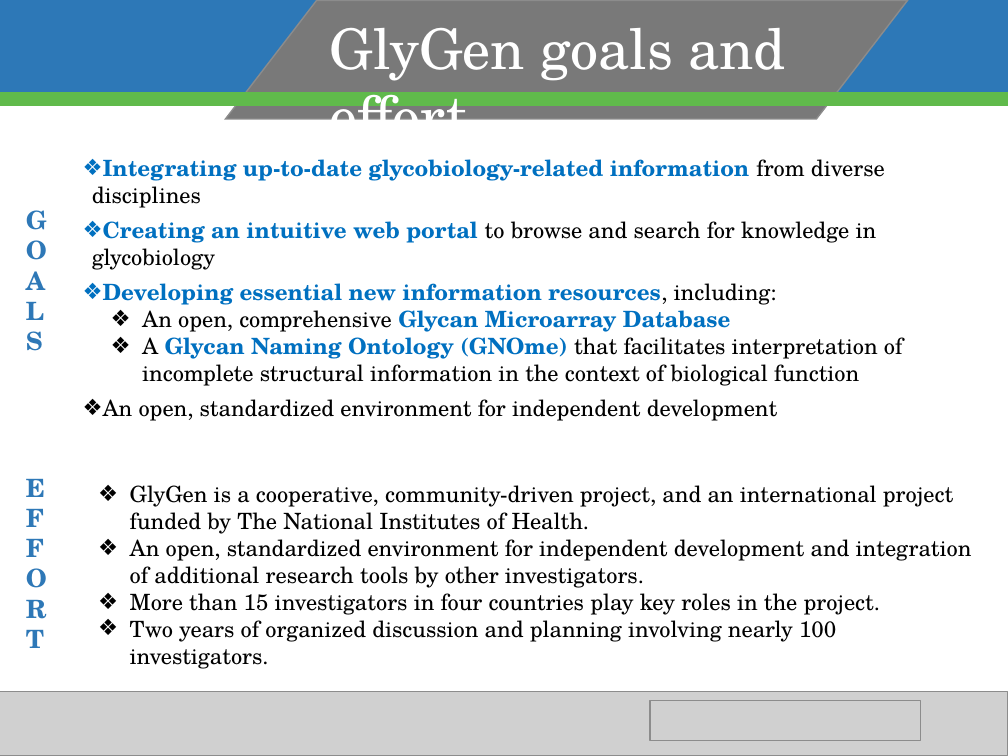
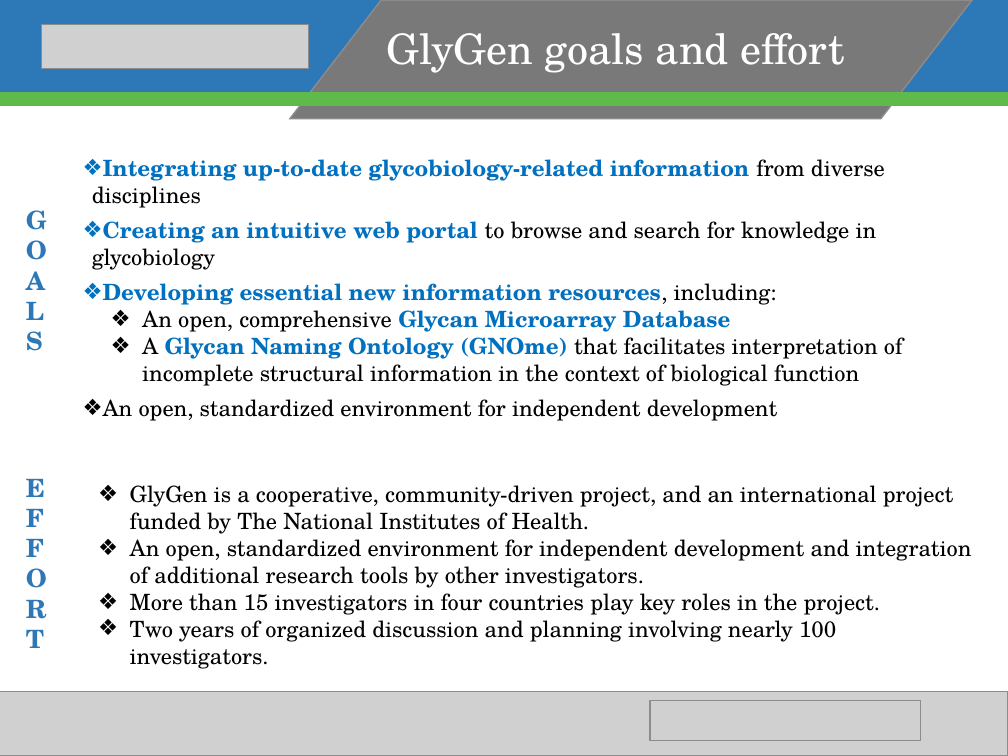
Before and after one commit to GW-HIVE/glygen-frontend, a slide deck: slide 3 of src/images/media/slides/pptx/GlyGen-general-slides.pptx. Drawn at 1008x756 pixels with LibreOffice and Linux fonts; fonts in the diff are those of the drawing; grey boxes stand for pictures; background and template pictures are left out. Boxes give left, top, right and bottom in pixels: in the first picture for what was removed or moved away, otherwise in the second. Text is boxed around its words. In the diff, an @@ line names an element or a change of style, - is before the commit and + after.

```diff
--- a/src/images/media/slides/pptx/GlyGen-general-slides.pptx
+++ b/src/images/media/slides/pptx/GlyGen-general-slides.pptx
@@ rectangle removed at [0,0,1008,104] @@
@@ group added at [0,0,1008,119]: 2 rectangles, 1 parallelogram, 1 picture @@
@@ parallelogram removed at [226,1,908,120] @@
@@ text "GlyGen goals and effort": place and size @@
-text "GlyGen goals and effort" at [330,28,786,120]
+text "GlyGen goals and effort" at [387,33,845,73]
@@ text "GlyGen goals and effort" at [387,33,845,73]: size 40 to 30 pt; vertical alignment top to middle @@
@@ rectangle removed at [0,93,1008,106] @@
```
Also in this commit, not shown: 7 other slides changed, 1 slide added, 2 slides removed, 4 other files.
